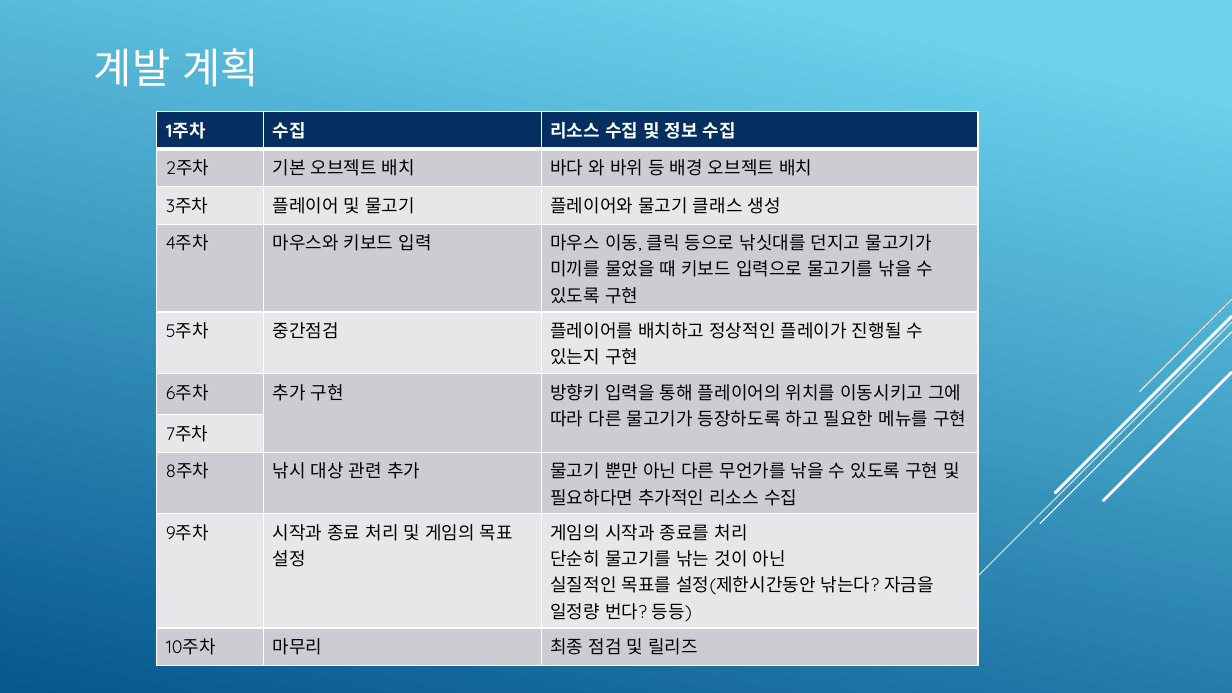
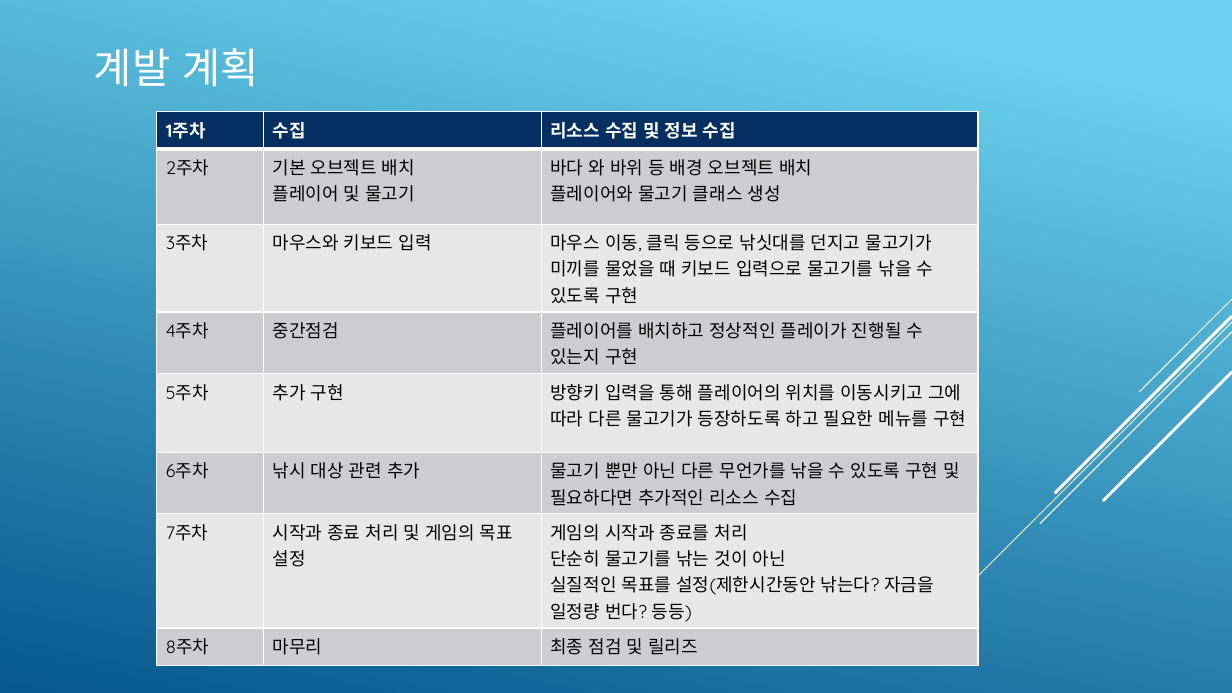
Before and after one commit to GogleEarth/2DGP, a slide deck: slide 7 of 2DGP Presentation.pptx. Drawn at 1232x693 pixels with LibreOffice and Linux fonts; fonts in the diff are those of the drawing. Boxes give left, top, right and bottom in pixels: in the first picture for what was removed or moved away, otherwise in the second. Text is boxed around its words. In the diff, an @@ line names an element or a change of style, - is before the commit and + after.

```diff
--- a/2DGP Presentation.pptx
+++ b/2DGP Presentation.pptx
@@ table at bbox=[157, 112, 979, 659] @@
-row 2: 2주차 | 기본 오브젝트 배치 | 바다 와 바위 등 배경 오브젝트 배치
-row 3: 3주차 | 플레이어 및 물고기 | 플레이어와 물고기 클래스 생성
-row 4: 4주차 | 마우스와 키보드 입력 | 마우스 이동, 클릭 등으로 낚싯대를 던지고 물고기가 미끼를 물었을 때 키보드 입력으로 물고기를 낚을 수 있도록 구현
-row 5: 5주차 | 중간점검 | 플레이어를 배치하고 정상적인 플레이가 진행될 수 있는지 구현
-row 6: 6주차 | 추가 구현 | 방향키 입력을 통해 플레이어의 위치를 이동시키고 그에 따라 다른 물고기가 등장하도록 하고 필요한 메뉴를 구현
-row 7: 7주차 |  | 
-row 8: 8주차 | 낚시 대상 관련 추가 | 물고기 뿐만 아닌 다른 무언가를 낚을 수 있도록 구현 및 필요하다면 추가적인 리소스 수집
-row 9: 9주차 | 시작과 종료 처리 및 게임의 목표 설정 | 게임의 시작과 종료를 처리 / 단순히 물고기를 낚는 것이 아닌 / 실질적인 목표를 설정(제한시간동안 낚는다? 자금을 일정량 번다? 등등)
-row 10: 10주차 | 마무리 | 최종 점검 및 릴리즈
+row 2: 2주차 | 기본 오브젝트 배치 / 플레이어 및 물고기 | 바다 와 바위 등 배경 오브젝트 배치 / 플레이어와 물고기 클래스 생성
+row 3: 3주차 | 마우스와 키보드 입력 | 마우스 이동, 클릭 등으로 낚싯대를 던지고 물고기가 미끼를 물었을 때 키보드 입력으로 물고기를 낚을 수 있도록 구현
+row 4: 4주차 | 중간점검 | 플레이어를 배치하고 정상적인 플레이가 진행될 수 있는지 구현
+row 5: 5주차 | 추가 구현 | 방향키 입력을 통해 플레이어의 위치를 이동시키고 그에 따라 다른 물고기가 등장하도록 하고 필요한 메뉴를 구현
+row 6: 6주차 | 낚시 대상 관련 추가 | 물고기 뿐만 아닌 다른 무언가를 낚을 수 있도록 구현 및 필요하다면 추가적인 리소스 수집
+row 7: 7주차 | 시작과 종료 처리 및 게임의 목표 설정 | 게임의 시작과 종료를 처리 / 단순히 물고기를 낚는 것이 아닌 / 실질적인 목표를 설정(제한시간동안 낚는다? 자금을 일정량 번다? 등등)
+row 8: 8주차 | 마무리 | 최종 점검 및 릴리즈
```
Also in this commit, not shown: 14 other files.
